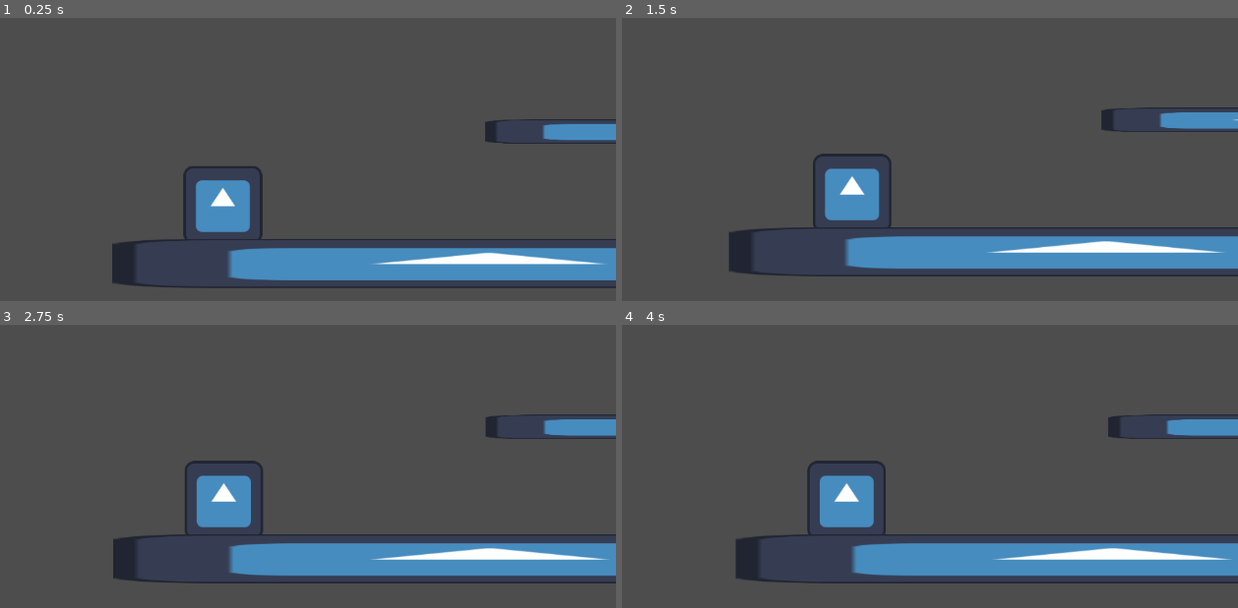
Above: before the commit, frames 1-4 (two rows, left to right).
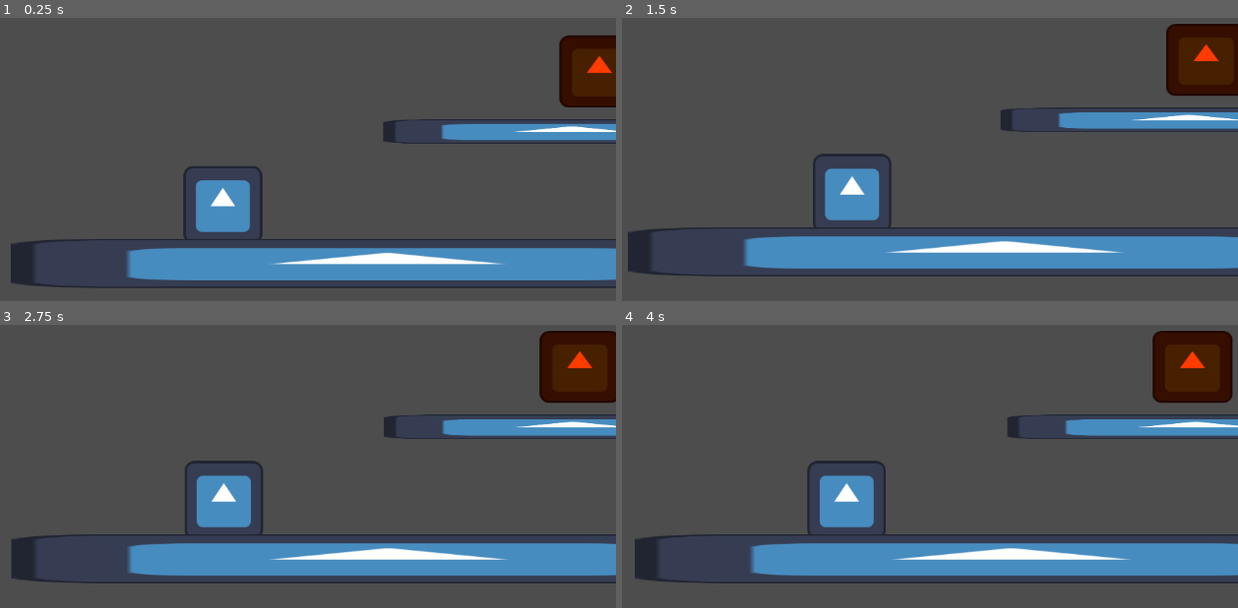
Above: after the commit, the same moments.

Repository: notmarrow/platform_grinder
Game: Godot game, scene res://scenes/escena_prueba.tscn
Same seed, same stepped clock (60 frames per second), same inputs: the game is played once before the commit and once after it. The engine's default icon, where the game draws it, is replaced by a stand-in: a white triangle on a blue panel in a dark square.
Inputs (mouse positions are in pixels of both pictures, inside the frame that each line leads up to):
- Up to frame 1 (0.25 s): no input
- Up to frame 2 (1.5 s): move the mouse to (1016, 122) at 0.52 s; tap A (a) at 0.6 s; tap D (d) at 0.8, 1.35 s; move the mouse to (689, 165) at 1.27 s
- Up to frame 3 (2.75 s): tap A (a) at 1.55, 2.1 s; move the mouse to (301, 353) at 2.02 s; tap D (d) at 2.3 s
- Up to frame 4 (4 s): move the mouse to (806, 540) at 2.77 s; click (806, 540) at 2.85 s; tap A (a) at 3.05 s; move the mouse to (1077, 517) at 3.52 s; tap D (d) at 3.6 s

The runs differ from the first frame. In frame 1, 8.5% of the frame differs, in the area x 1-100%, y 6-96%; in frame 2, 9.1%; in frame 3, 9.3%; in frame 4, 9.4%, in the area x 2-100%, y 2-92%.

Commit message:
fixes para enemigo y montaje de escena principal

Diff:
--- a/project.godot
+++ b/project.godot
@@ -11,10 +11,9 @@
 [application]
 
 config/name="Diseno"
-
 run/main_scene="res://scenes/escena_prueba.tscn"
 config/features=PackedStringArray("4.1", "Forward Plus")
-config/icon="res://icon.svg"
+config/icon="res://assets/icon.svg"
 
 [input]
 
--- a/scenes/enemigo.tscn
+++ b/scenes/enemigo.tscn
@@ -1,31 +1,29 @@
-[gd_scene load_steps=5 format=3 uid="uid://7owmoq8o54hq"]
+[gd_scene load_steps=5 format=3 uid="uid://64urlo2x2vqy"]
 
-[ext_resource type="Script" path="res://scripts/enemigo.gd" id="1_0hxhb"]
-[ext_resource type="Texture2D" uid="uid://546cny6plfil" path="res://assets/icon.svg" id="2_s1t6d"]
+[ext_resource type="Texture2D" uid="uid://546cny6plfil" path="res://assets/icon.svg" id="1_ar3yf"]
+[ext_resource type="Script" path="res://scripts/enemigo.gd" id="1_vjmo0"]
 
-[sub_resource type="SpriteFrames" id="SpriteFrames_nn3nt"]
+[sub_resource type="SpriteFrames" id="SpriteFrames_hxd3v"]
 animations = [{
 "frames": [{
 "duration": 1.0,
-"texture": ExtResource("2_s1t6d")
+"texture": ExtResource("1_ar3yf")
 }],
 "loop": true,
 "name": &"default",
 "speed": 5.0
 }]
 
-[sub_resource type="RectangleShape2D" id="RectangleShape2D_l5fa1"]
+[sub_resource type="RectangleShape2D" id="RectangleShape2D_a1n4l"]
 size = Vector2(120.5, 104)
 
-[node name="enemigo" type="CharacterBody2D"]
-position = Vector2(125, 328)
-script = ExtResource("1_0hxhb")
+[node name="enemigo" type="StaticBody2D"]
+script = ExtResource("1_vjmo0")
 
 [node name="AnimatedSprite2D" type="AnimatedSprite2D" parent="."]
-position = Vector2(5.99999, 8)
+self_modulate = Color(1, 0.231373, 0, 1)
 scale = Vector2(1.01953, 0.921875)
-sprite_frames = SubResource("SpriteFrames_nn3nt")
+sprite_frames = SubResource("SpriteFrames_hxd3v")
 
 [node name="zona_daño" type="CollisionShape2D" parent="."]
-position = Vector2(5.75, 8)
-shape = SubResource("RectangleShape2D_l5fa1")
+shape = SubResource("RectangleShape2D_a1n4l")
--- a/scenes/escena_prueba.tscn
+++ b/scenes/escena_prueba.tscn
@@ -1,7 +1,8 @@
-[gd_scene load_steps=4 format=3 uid="uid://b8yhiig2pjjk2"]
+[gd_scene load_steps=5 format=3 uid="uid://b8yhiig2pjjk2"]
 
 [ext_resource type="PackedScene" uid="uid://bsfq38a3p000s" path="res://scenes/player.tscn" id="1_5ubox"]
 [ext_resource type="Texture2D" uid="uid://546cny6plfil" path="res://assets/icon.svg" id="2_bwcbm"]
+[ext_resource type="PackedScene" uid="uid://64urlo2x2vqy" path="res://scenes/enemigo.tscn" id="3_cxjte"]
 
 [sub_resource type="RectangleShape2D" id="RectangleShape2D_h8nmn"]
 size = Vector2(637, 101)
@@ -9,7 +10,7 @@
 [node name="escena_prueba" type="Node2D"]
 
 [node name="player" parent="." instance=ExtResource("1_5ubox")]
-position = Vector2(141, 503)
+position = Vector2(306, 503)
 
 [node name="floor2" type="StaticBody2D" parent="."]
 position = Vector2(874, 414)
@@ -35,3 +36,7 @@
 [node name="Sprite2D" type="Sprite2D" parent="floor"]
 scale = Vector2(9.58594, 0.625)
 texture = ExtResource("2_bwcbm")
+
+[node name="enemigo" parent="." instance=ExtResource("3_cxjte")]
+position = Vector2(869, 316)
+steps = 40
--- a/scripts/enemigo.gd
+++ b/scripts/enemigo.gd
@@ -1,21 +1,19 @@
-extends CharacterBody2D
+extends StaticBody2D
 
 @export var speed :int = 200
 @export var steps :int = 250
 var current_steps :int = 0
 
 func _ready():
-	velocity.x = speed
+	pass
 
 func _physics_process(delta):
 	if current_steps < steps:
 		# Mover hacia la derecha
-		velocity.x = speed
+		position.x += speed * delta
 	else:
 		# Giro y mover hacia la izquierda
-		velocity.x = -speed
-
-	move_and_slide()
+		position.x -= speed * delta
 
 	# Actualizar el número de pasos
 	current_steps += 1
